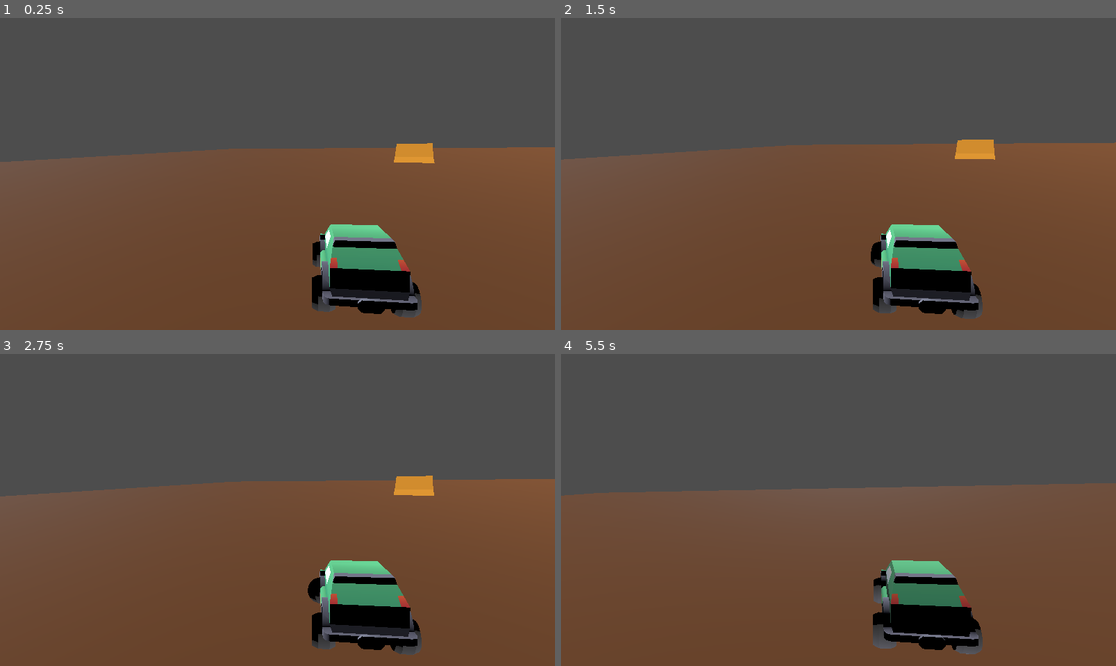
Above: before the commit, frames 1-4 (two rows, left to right).
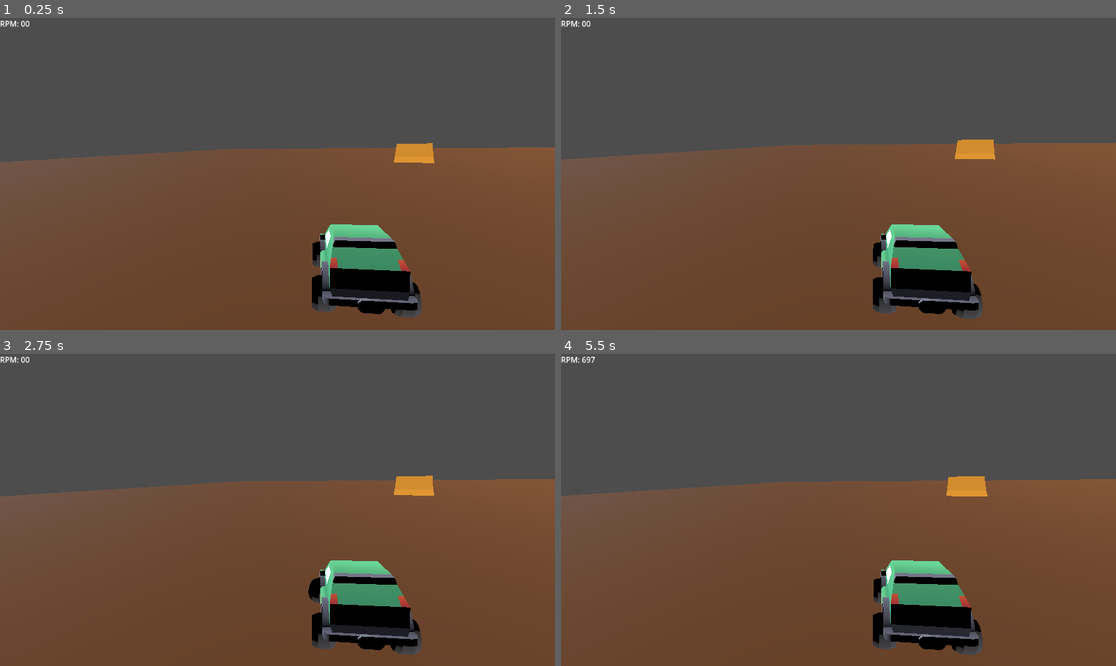
Above: after the commit, the same moments.

Repository: nicquast/reckless_rally
Game: Godot game, scene res://scenes/test_scene.tscn
Two runs of this game, one before a commit and one after it. Both use one fixed random seed, a clock stepped at 60 frames per second and the inputs below.
Inputs:
- Up to frame 1 (0.25 s): no input
- Up to frame 2 (1.5 s): hold D (Steer Right) 0.53-1.28 s; hold Space (Handbrake, bound only after the commit) from 1.28 s (still down)
- Up to frame 3 (2.75 s): tap Enter at 2 s; release Space (Handbrake, bound only after the commit) at 2.03 s; hold D (Steer Right) from 2.03 s (still down)
- Up to frame 4 (5.5 s): tap Space (Handbrake, bound only after the commit) at 2.75 s; release D (Steer Right) at 2.78 s; hold W (Accelerate) 2.78-3.53 s; hold A (Steer Left) 3.53-5.03 s; hold Space (Handbrake, bound only after the commit) from 5.03 s (still down)

The runs differ from the first frame. In frame 1, less than 0.1% of the frame differs, in the area x 0-6%, y 0-3%; in frame 2, 0.1%; in frame 3, less than 0.1%; in frame 4, 3.8%, in the area x 0-100%, y 0-97%.

Commit message:
add handbrake + rpm damping curve

Diff:
--- a/project.godot
+++ b/project.godot
@@ -41,3 +41,9 @@
 , Object(InputEventJoypadMotion,"resource_local_to_scene":false,"resource_name":"","device":-1,"axis":0,"axis_value":1.0,"script":null)
 ]
 }
+Handbrake={
+"deadzone": 0.2,
+"events": [Object(InputEventKey,"resource_local_to_scene":false,"resource_name":"","device":-1,"window_id":0,"alt_pressed":false,"shift_pressed":false,"ctrl_pressed":false,"meta_pressed":false,"pressed":false,"keycode":0,"physical_keycode":32,"key_label":0,"unicode":32,"location":0,"echo":false,"script":null)
+, Object(InputEventJoypadButton,"resource_local_to_scene":false,"resource_name":"","device":-1,"button_index":1,"pressure":0.0,"pressed":true,"script":null)
+]
+}
--- a/scenes/Car.tscn
+++ b/scenes/Car.tscn
@@ -5,13 +5,18 @@
 
 [sub_resource type="Curve" id="Curve_ys5ts"]
 _limits = [0.0, 600.0, 0.0, 8000.0]
-_data = [Vector2(0, 0), 0.0, 0.00014283006, 0, 0, Vector2(511.7845, 242.05475), 0.0, 0.0, 0, 0, Vector2(4175.084, 514.5205), 0.00012396193, 0.00012396193, 0, 0, Vector2(6141.414, 594.6575), -5.1650775e-05, -5.1650775e-05, 0, 0, Vector2(7973.064, 471.78076), 0.0, 0.0, 0, 0]
-point_count = 5
+_data = [Vector2(0, 0), 0.0, 0.00014283006, 0, 0, Vector2(1427.6094, 263.42462), 0.18364722, 0.18364722, 0, 0, Vector2(6141.414, 600), 0.038388208, 0.038388208, 0, 0, Vector2(7973.064, 471.78076), 0.0, 0.0, 0, 0]
+point_count = 4
 
 [sub_resource type="Curve" id="Curve_qn377"]
 _limits = [0.0, 25.0, 0.0, 1.0]
-_data = [Vector2(0, 0), 0.0, 0.0, 0, 0, Vector2(0.993266, 10.530823), 0.0, 0.0, 0, 0]
+_data = [Vector2(0, 0), 0.0, 0.0, 0, 0, Vector2(1, 3.8527393), 0.0, 0.0, 0, 0]
 point_count = 2
+
+[sub_resource type="Curve" id="Curve_fbyd5"]
+_limits = [10.0, 8000.0, 0.0, 8000.0]
+_data = [Vector2(0, 10), 0.0, 0.0, 0, 0, Vector2(1023.56903, 10), 0.0, 0.0, 0, 0, Vector2(4148.148, 3233.3623), 0.6002762, 0.6002762, 0, 0, Vector2(8000, 8000), 2.5635333, 0.0, 0, 0]
+point_count = 4
 
 [sub_resource type="StandardMaterial3D" id="StandardMaterial3D_e33s5"]
 resource_name = "colormap"
@@ -101,7 +106,8 @@
 center_of_mass_node = NodePath("Center of Mass")
 power_curve = SubResource("Curve_ys5ts")
 brake_pressure_curve = SubResource("Curve_qn377")
-rpm_damper = 5
+throttle_multiplier = 1000
+rpm_damping_curve = SubResource("Curve_fbyd5")
 
 [node name="body" type="MeshInstance3D" parent="." unique_id=1815946841]
 transform = Transform3D(1, 0, 0, 0, 1, 0, 0, 0, 1, 0, 0.15, -0.025)
--- a/scenes/test_scene.tscn
+++ b/scenes/test_scene.tscn
@@ -2,6 +2,7 @@
 
 [ext_resource type="PackedScene" uid="uid://b7l2t0mllj6pt" path="res://scenes/Car.tscn" id="1_g7g4h"]
 [ext_resource type="PackedScene" uid="uid://cdom30awh3ami" path="res://assets/temp/ramp.gltf" id="2_j8ivh"]
+[ext_resource type="Script" uid="uid://c1axsfccueaht" path="res://scripts/debug_label.gd" id="3_nd71p"]
 
 [sub_resource type="QuadMesh" id="QuadMesh_g7g4h"]
 
@@ -30,6 +31,7 @@
 
 [node name="Car" parent="." unique_id=1530576533 instance=ExtResource("1_g7g4h")]
 transform = Transform3D(0.32650858, 0, -0.94519424, 0, 1, 0, 0.94519424, 0, 0.32650858, 18.598541, 0.012792498, 5.53073)
+rpm_damper = 50
 
 [node name="Camera3D" type="Camera3D" parent="Car" unique_id=324999546]
 transform = Transform3D(-0.9906635, -0.003709278, -0.13627914, -0.009526657, 0.9990697, 0.042059887, 0.13599631, 0.04296548, -0.9897773, 0.7638111, 2.326959, -5.185046)
@@ -37,3 +39,17 @@
 
 [node name="Ramp2" parent="." unique_id=717800836 instance=ExtResource("2_j8ivh")]
 transform = Transform3D(1, 0, 0, 0, 1, 0, 0, 0, 1, -12.301016, 1, 4.5227456)
+
+[node name="Container" type="Control" parent="." unique_id=568082649]
+layout_mode = 3
+anchors_preset = 0
+offset_right = 40.0
+offset_bottom = 40.0
+
+[node name="Label" type="Label" parent="Container" unique_id=1145030272 node_paths=PackedStringArray("car_object")]
+layout_mode = 0
+offset_right = 40.0
+offset_bottom = 23.0
+text = "RPM: "
+script = ExtResource("3_nd71p")
+car_object = NodePath("../../Car")
--- a/scripts/car_controller.gd
+++ b/scripts/car_controller.gd
@@ -1,10 +1,10 @@
-extends VehicleBody3D
+class_name Car extends VehicleBody3D
 
 ## If set will set the center of mass to the position of the given node
 @export var center_of_mass_node:Node3D
 
 ## Defines the limit of wheel rotation for steering in radians
-@export var steering_limit = deg_to_rad(45)
+@export var steering_limit = deg_to_rad(30)
 
 ## Defines the speed at which the front wheels will rotate to the selected angle
 @export var steering_speed = 2.5
@@ -21,8 +21,8 @@
 ## Multiplication factor for determining rpm acceleration
 @export var throttle_multiplier = 800
 
-## Multiplication factor on RPM load (how quickly rpm drops)
-@export var rpm_damper = 1
+## When letting off the accelerator defines how much rpm drops as a function of rpm
+@export var rpm_damping_curve: Curve
 
 ## Aero drag coefficient for calculating RPM load
 @export var drag_coefficient = 0.6
@@ -44,11 +44,13 @@
 	var steering_input = Input.get_action_strength("Steer Left") - Input.get_action_strength("Steer Right")
 
 	# Simplified rpm acceleration calculation clamp to values over 0 - this definitely needs some work...
-	var rpm_acceleration = throttle_multiplier * acceleration_input * (1.0-(rpm/max_rpm)) - (rpm_damper * rpm_load_factor() + 200 * brake)
+	var rpm_acceleration = throttle_multiplier * acceleration_input * (1.0-(rpm/max_rpm))
+	if acceleration_input == 0.0:
+		rpm_acceleration = -rpm_damping_curve.sample(rpm)
 
-	#apply rpm acceleration and make sure rpm stays above 0
+	#apply rpm acceleration and clamp rpm between 0 and redline
 	rpm += rpm_acceleration * delta
-	rpm = max(rpm, 0)
+	rpm = clamp(rpm, 0, max_rpm)
 
 	# set rpm to 0 if linear velocity is 0 and we are braking (this probably won't work great...)
 	if (brake > 0 and linear_velocity.length() == 0):
@@ -60,7 +62,24 @@
 	engine_force = power_curve.sample(rpm)
 	brake = brake_pressure_curve.sample(braking_input * brake_pressure_curve.max_domain)
 
-	print_debug($"Back Left Wheel".get_skidinfo())
+	if Input.is_action_just_pressed("Handbrake"):
+		activate_handbrake()
+
+	if Input.is_action_just_released("Handbrake"):
+		deactivate_handbrake()
 
 func rpm_load_factor():
 	return (linear_velocity.length() * drag_coefficient)
+
+func activate_handbrake():
+	$"Back Left Wheel".wheel_friction_slip /= 2
+	$"Back Right Wheel".wheel_friction_slip /= 2
+
+	$"Front Left Wheel".wheel_friction_slip *= 2
+	$"Front Right Wheel".wheel_friction_slip *= 2
+func deactivate_handbrake():
+	$"Back Left Wheel".wheel_friction_slip *= 2
+	$"Back Right Wheel".wheel_friction_slip *= 2
+
+	$"Front Left Wheel".wheel_friction_slip /= 2
+	$"Front Right Wheel".wheel_friction_slip /= 2
--- /dev/null
+++ b/scripts/debug_label.gd
@@ -0,0 +1,15 @@
+extends Label
+
+@export
+var car_object: Car
+
+
+# Called when the node enters the scene tree for the first time.
+func _ready() -> void:
+	pass # Replace with function body.
+
+
+# Called every frame. 'delta' is the elapsed time since the previous frame.
+func _process(delta: float) -> void:
+	if car_object != null:
+		text = "RPM: %02d" % car_object.rpm
Not shown, added: scripts/debug_label.gd.uid
